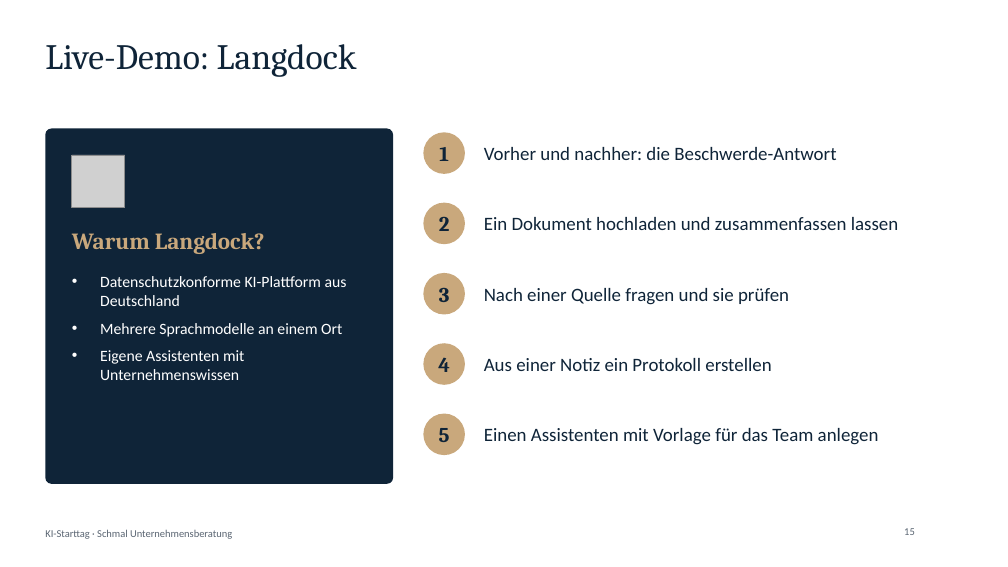
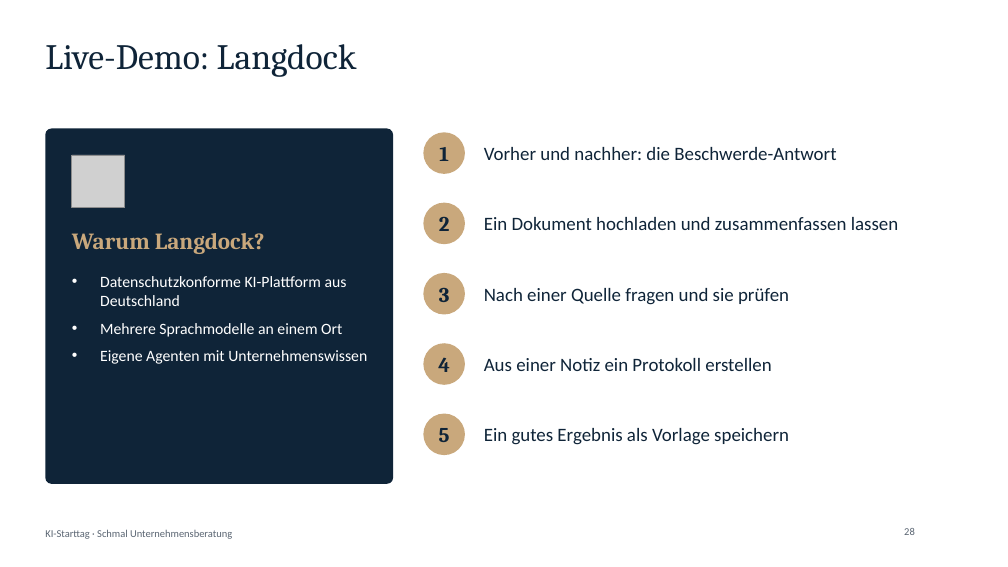
Before and after one commit to ESUnternehmensberatung/schmal-unternehmensberatung-website, a slide deck: slide 28 of starttag/KI-Starttag-Praesentation.pptx (slide 15 before the commit). Drawn at 1008x567 pixels with LibreOffice and Linux fonts; fonts in the diff are those of the drawing; grey boxes stand for pictures; background and template pictures are left out. Boxes give left, top, right and bottom in pixels: in the first picture for what was removed or moved away, otherwise in the second. Text is boxed around its words. In the diff, an @@ line names an element or a change of style, - is before the commit and + after.

```diff
--- a/starttag/KI-Starttag-Praesentation.pptx
+++ b/starttag/KI-Starttag-Praesentation.pptx
@@ text at (100, 350, 367, 364): text changed @@
-• Eigene Assistenten mit Unternehmenswissen
+• Eigene Agenten mit Unternehmenswissen
@@ text at (484, 428, 789, 445): text changed @@
-Einen Assistenten mit Vorlage für das Team anlegen
+Ein gutes Ergebnis als Vorlage speichern
@@ page number at (904, 528, 915, 535): text changed @@
-15
+28
```
Also in this commit, not shown: 12 other slides changed, 25 slides added, 4 other files.
